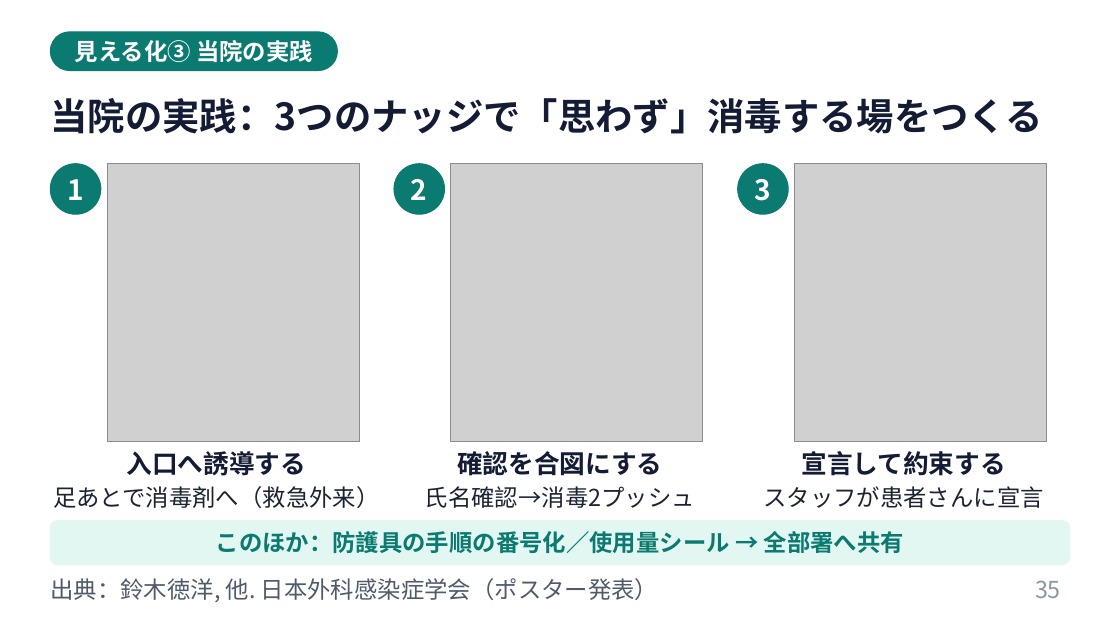
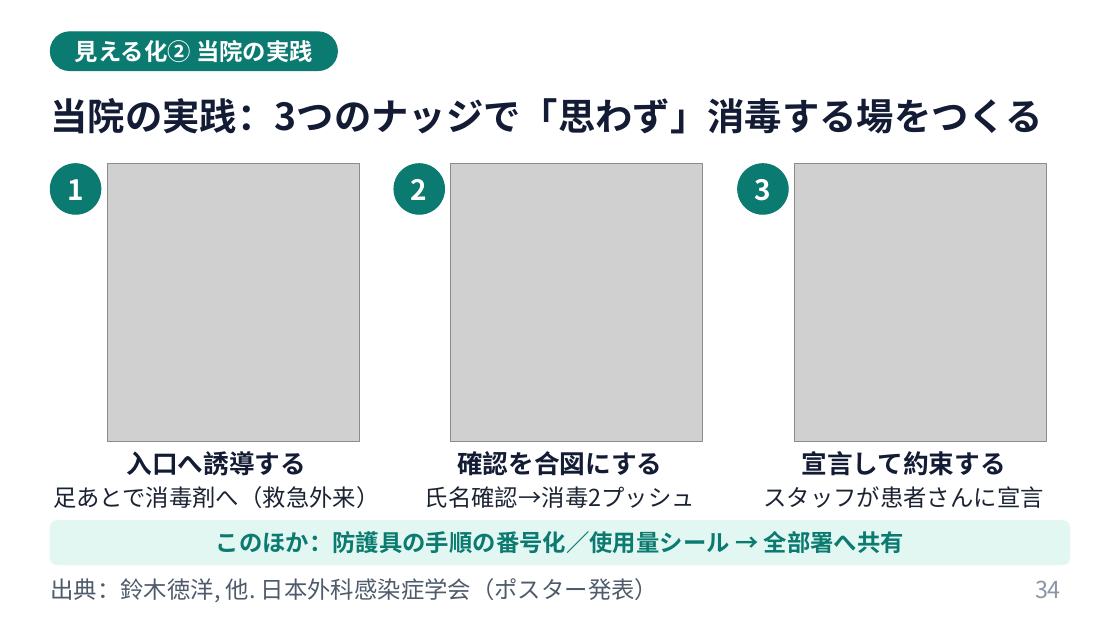
Before and after one commit to nsuzuki88-bit/my-web, a slide deck: slide 34 of lectures/behavioral-science-invisible-enemy/行動科学は感染対策の見えない敵を可視化する.pptx (slide 35 before the commit). Drawn at 1120x630 pixels with LibreOffice and Linux fonts; fonts in the diff are those of the drawing; grey boxes stand for pictures. Boxes give left, top, right and bottom in pixels: in the first picture for what was removed or moved away, otherwise in the second. Text is boxed around its words. In the diff, an @@ line names an element or a change of style, - is before the commit and + after.

```diff
--- a/lectures/behavioral-science-invisible-enemy/行動科学は感染対策の見えない敵を可視化する.pptx
+++ b/lectures/behavioral-science-invisible-enemy/行動科学は感染対策の見えない敵を可視化する.pptx
@@ text at (75, 40, 313, 62): text changed @@
-見える化③ 当院の実践
+見える化② 当院の実践
@@ page number at (1035, 580, 1061, 598): text changed @@
-35
+34
```
Also in this commit, not shown: 3 other slides changed, 1 slide removed, 6 other files.
